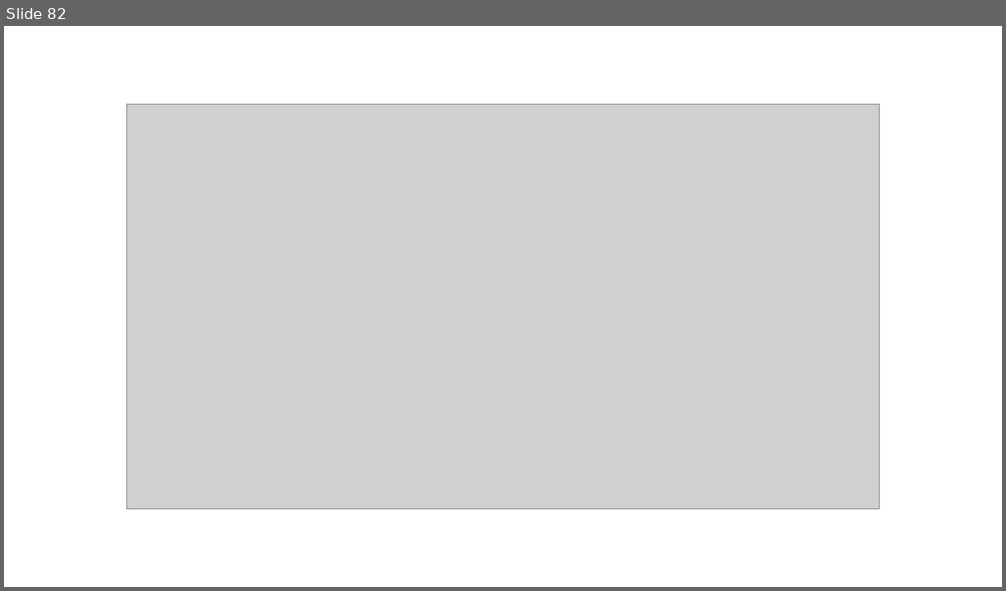
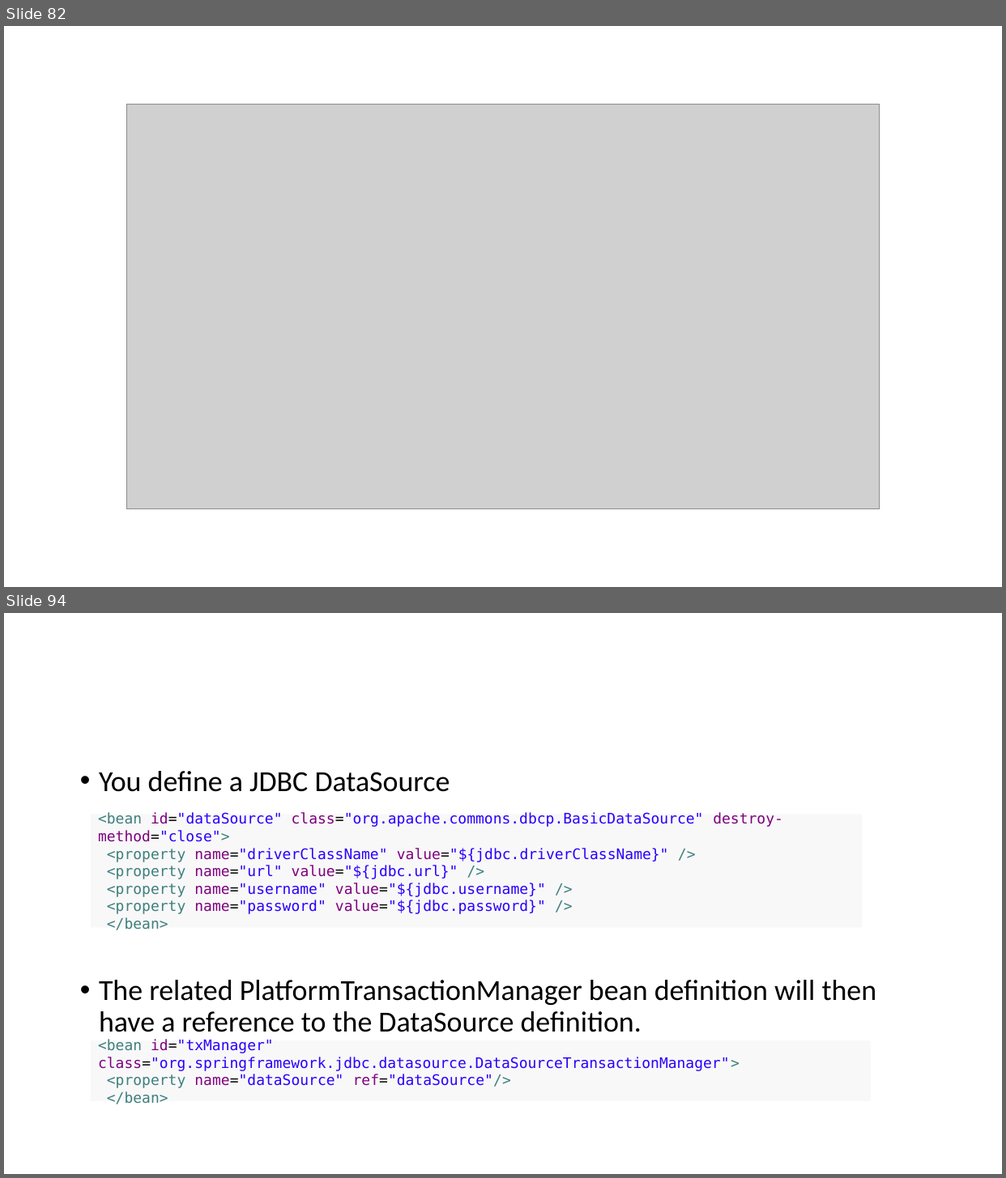
Before and after one commit to lawren43/mytest-repo, a slide deck: test-springmvc/doc/20181018-Spring JPA.pptx. Shown one above the other, each under a label of ours: slide 82 before the commit, slides 82 and 94 after it; the slides between them are not shown. The pictures are 1006x591 and 1006x1178 pixels, drawn with LibreOffice and Linux fonts; fonts in the diff are those of the drawing; grey boxes stand for pictures. Boxes give left, top, right and bottom in pixels: in the first picture for what was removed or moved away, otherwise in the second. Text is boxed around its words. In the diff, an @@ line names an element or a change of style, - is before the commit and + after.

```diff
--- a/test-springmvc/doc/20181018-Spring JPA.pptx
+++ b/test-springmvc/doc/20181018-Spring JPA.pptx
@@ slide 94 added at (x1=4, y1=613, x2=1002, y2=1174), background #FFFFFF @@
@@ text added at (x1=99, y1=771, x2=877, y2=1033), 28 pt, text #000000 @@
+• You define a JDBC DataSource
+• The related PlatformTransactionManager bean definition will then have a reference to the DataSource definition.
@@ rectangle added at (x1=91, y1=815, x2=863, y2=927), fill #F8F8F8, 14 pt, text #2A00FF @@
+<bean id="dataSource" class="org.apache.commons.dbcp.BasicDataSource" destroy-method="close">
+<property name="driverClassName" value="${jdbc.driverClassName}" />
+<property name="url" value="${jdbc.url}" />
+<property name="username" value="${jdbc.username}" />
+<property name="password" value="${jdbc.password}" />
+</bean>
@@ rectangle added at (x1=91, y1=1041, x2=871, y2=1102), fill #F8F8F8, 14 pt, text #2A00FF @@
+<bean id="txManager" class="org.springframework.jdbc.datasource.DataSourceTransactionManager">
+<property name="dataSource" ref="dataSource"/>
+</bean>
```
Also in this commit, not shown: 4 slides changed, 38 other slides added, 13 other files.
